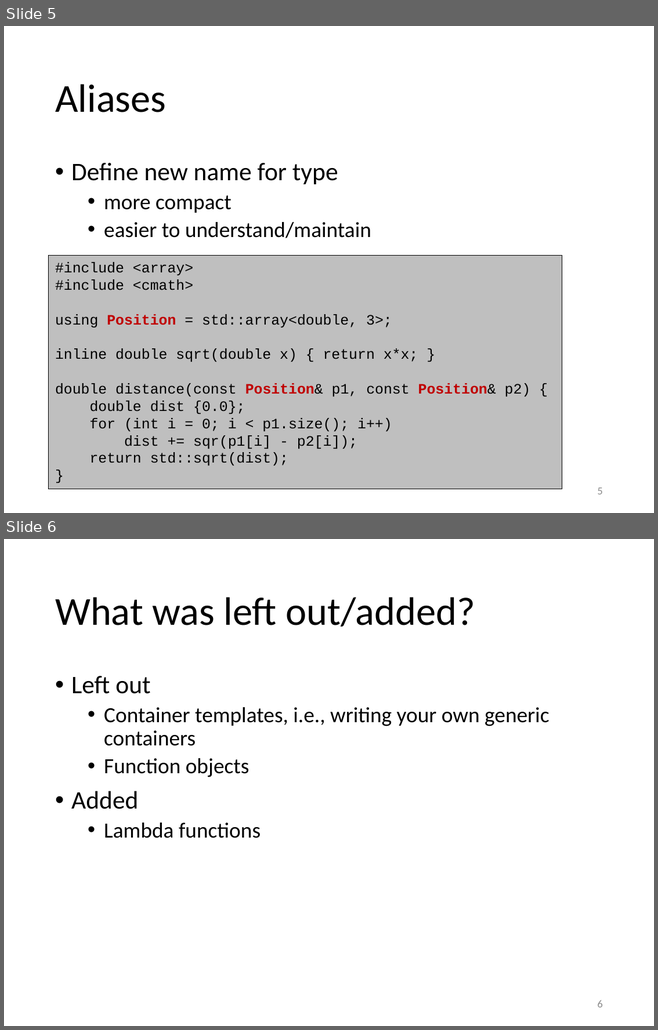
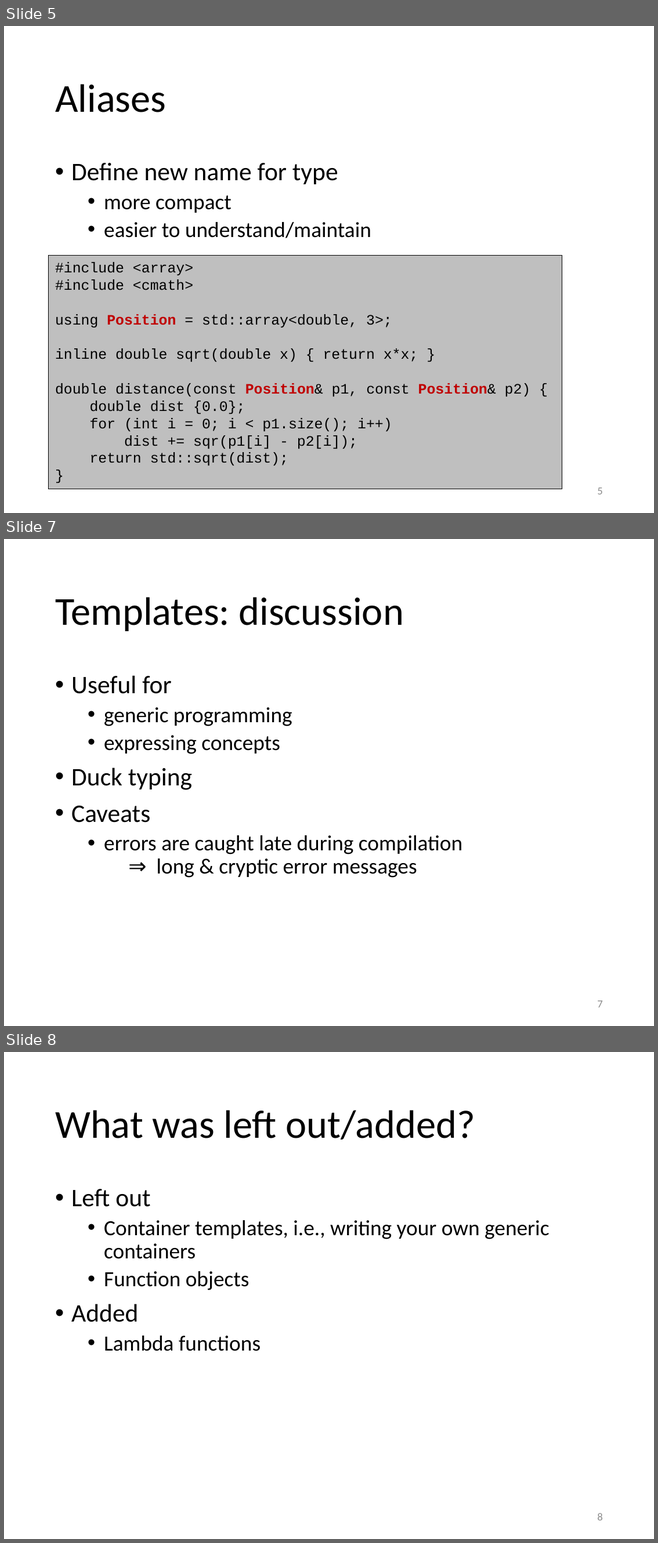
Before and after one commit to gjbex/training-material, a slide deck: CPlusPlus/05_essential_cpp_templates.pptx. Shown one above the other, each under a label of ours: slides 5 and 6 before the commit, slides 5, 7 and 8 after it; the slides between them are not shown. The pictures are 658x1030 and 658x1543 pixels, drawn with LibreOffice and Linux fonts; fonts in the diff are those of the drawing. Boxes give left, top, right and bottom in pixels: in the first picture for what was removed or moved away, otherwise in the second. Text is boxed around its words. In the diff, an @@ line names an element or a change of style, - is before the commit and + after.

```diff
--- a/CPlusPlus/05_essential_cpp_templates.pptx
+++ b/CPlusPlus/05_essential_cpp_templates.pptx
@@ slide 7 added at (4,539,654,1026), background #FFFFFF @@
@@ title added at (55,597,404,631), 44 pt, text #000000 @@
+Templates: discussion
@@ text added at (71,675,462,878), 24 pt, text #000000 @@
+• Useful for
+  • generic programming
+  • expressing concepts
+• Duck typing
+• Caveats
+  • errors are caught late during compilation
+    ⇒ long & cryptic error messages
@@ page number added at (597,1001,602,1008), 12 pt, text #8C8C8C @@
+7
@@ what was slide 6 is now slide 8 @@
@@ page number at (597,1513,602,1521): text changed @@
-6
+8
```
Also in this commit, not shown: 1 other slide added.
